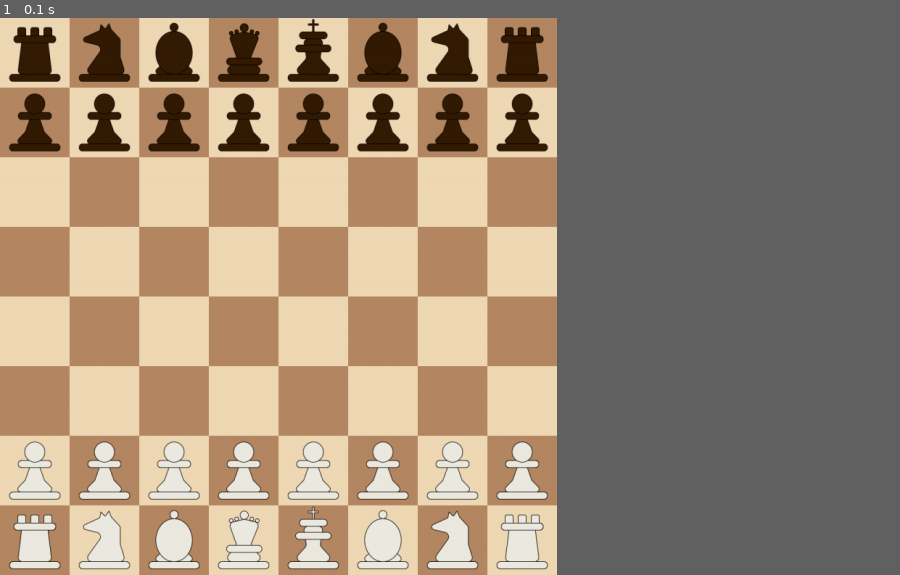
Above: before the commit, frame 1.
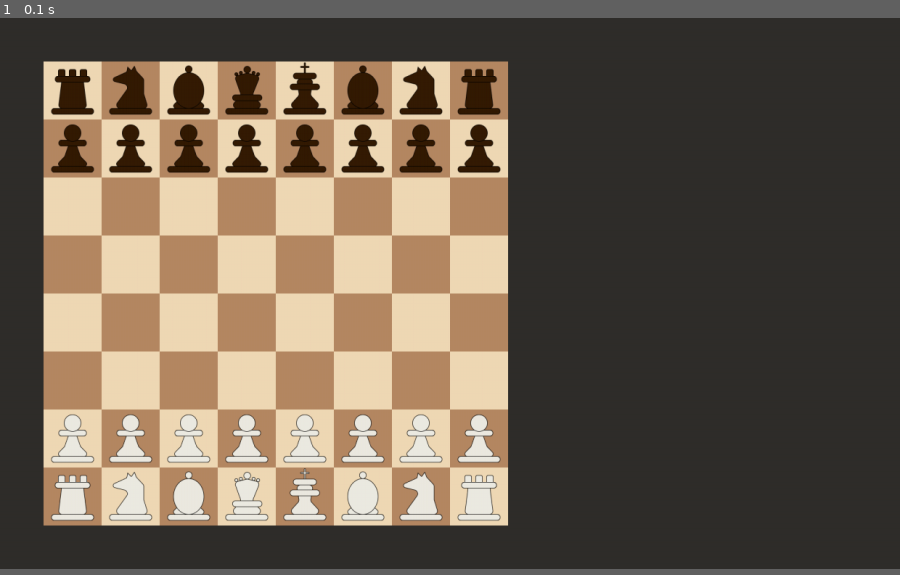
Above: after the commit, the same moment.

Repository: yudur/chess-pygame
Game: pygame game, started from src/main.py
Same seed, same stepped clock (60 frames per second), same inputs: the game is played once before the commit and once after it.
Inputs:
- Up to frame 1 (0.1 s): no input
In our replay, the window is 557x557 before the commit and 900x551 after it. These sizes can differ from the game's own. Grey fills any space a smaller window leaves; there, only what the larger window draws over its background counts as a difference.

The runs differ from the first frame. In frame 1, 42% of the frame differs, in the area x 0-62%, y 0-100%.

Commit message:
feat(chess): Drag and drop piece, preparation for the GUI.

Diff:
--- a/src/core/game.py
+++ b/src/core/game.py
@@ -26,6 +26,7 @@
                 self.state_manager.handle_event(event)
 
             self.state_manager.update(dt)
+            self.screen.fill(settings.BACKGROUND_COLOR_RGB)
             self.state_manager.render(self.screen)
             pygame.display.flip()
         pygame.quit()
--- a/src/states/game_state.py
+++ b/src/states/game_state.py
@@ -15,20 +15,64 @@
         self.board_renderer = BoardRenderer(self.logic.board)
         self.piece_renderer = PieceRenderer()
 
+        self.dragging = False
+        self.drag_piece = None
+        self.drag_origin = None  # (row, col)
+        self.mouse_pos = (0, 0)
+
     def enter(self):
         print("Entering Game State")
 
     def exit(self):
-        print("Exiting Game State")
+        print("exitting Game State")
 
     def handle_event(self, event):
         if event.type == pygame.MOUSEBUTTONDOWN:
             x, y = event.pos
-            row, col = y // settings.TILESIZE, x // settings.TILESIZE
+            row, col = (
+                (y - settings.START_GRID_BOARD_POS[1]) // settings.TILESIZE,
+                (x - settings.START_GRID_BOARD_POS[0]) // settings.TILESIZE,
+            )
 
-            # print(f"Clicked on square: ({row}, {col})")
+            if 0 <= row < 8 and 0 <= col < 8:
+                piece = self.logic.board.get_piece(row, col)
 
-            self.logic.select_square(row, col)
+                # Start drag if clicking on a piece of the side to move
+                if piece and piece.color == self.logic.current_turn:
+                    self.dragging = True
+                    self.drag_piece = piece
+                    self.drag_origin = (row, col)
+                    self.mouse_pos = event.pos
+
+                    # Also let the logic compute valid moves for this piece
+                    self.logic.select_square(row, col)
+                else:
+                    # Clicked an empty square or enemy piece: delegate to logic (may clear selection)
+                    self.logic.select_square(row, col)
+
+        elif event.type == pygame.MOUSEMOTION:
+            if self.dragging:
+                self.mouse_pos = event.pos
+
+        elif event.type == pygame.MOUSEBUTTONUP:
+            if self.dragging:
+                x, y = event.pos
+                row, col = (
+                    (y - settings.START_GRID_BOARD_POS[1]) // settings.TILESIZE,
+                    (x - settings.START_GRID_BOARD_POS[0]) // settings.TILESIZE,
+                )
+
+                if 0 <= row < 8 and 0 <= col < 8:
+                    # Drop on a board square: let GameLogic decide if it's a valid move
+                    self.logic.select_square(row, col)
+                else:
+                    # Dropped outside the board: cancel selection
+                    self.logic.selected_piece = None
+                    self.logic.valid_moves = []
+
+                self.dragging = False
+                self.drag_piece = None
+                self.drag_origin = None
 
     def update(self, dt):
         if self.logic.game_over:
@@ -39,8 +83,18 @@
         self.board_renderer.draw(screen)
         self.board_renderer.draw_highlights(screen, self.logic.valid_moves)
 
+        dragging_piece = self.drag_piece if self.dragging else None
+
         for row in range(8):
             for col in range(8):
                 piece = self.logic.board.get_piece(row, col)
                 if piece:
+                    # When dragging, don't draw the piece at its board square
+                    if dragging_piece is not None and piece is dragging_piece:
+                        continue
                     self.piece_renderer.draw(screen, piece)
+
+        # Draw the dragged piece following the mouse cursor, if any
+        if dragging_piece is not None:
+            mx, my = self.mouse_pos
+            self.piece_renderer.draw_at(screen, dragging_piece, (mx, my))
--- a/src/ui/board_renderer.py
+++ b/src/ui/board_renderer.py
@@ -15,8 +15,8 @@
             for col in range(8):
                 color = LIGHT if (row + col) % 2 == 0 else DARK
                 rect = pygame.Rect(
-                    col * settings.TILESIZE,
-                    row * settings.TILESIZE,
+                    col * settings.TILESIZE + settings.START_GRID_BOARD_POS[0],
+                    row * settings.TILESIZE + settings.START_GRID_BOARD_POS[1],
                     settings.TILESIZE,
                     settings.TILESIZE,
                 )
@@ -24,5 +24,10 @@
 
     def draw_highlights(self, screen: pygame.Surface, moves):
         for row, col in moves:
-            rect = pygame.Rect(col * 96, row * 96, 96, 96)
+            rect = pygame.Rect(
+                col * settings.TILESIZE + settings.START_GRID_BOARD_POS[0],
+                row * settings.TILESIZE + settings.START_GRID_BOARD_POS[1],
+                settings.TILESIZE,
+                settings.TILESIZE,
+            )
             pygame.draw.rect(screen, (0, 255, 0), rect, 4)
--- a/src/ui/piece_renderer.py
+++ b/src/ui/piece_renderer.py
@@ -15,8 +15,12 @@
     def draw(self, screen: pygame.Surface, piece: Piece):
         row, col = piece.position
         center = (
-            col * settings.TILESIZE + settings.TILESIZE // 2,
-            row * settings.TILESIZE + settings.TILESIZE // 2,
+            col * settings.TILESIZE
+            + settings.TILESIZE // 2
+            + settings.START_GRID_BOARD_POS[0],
+            row * settings.TILESIZE
+            + settings.TILESIZE // 2
+            + settings.START_GRID_BOARD_POS[1],
         )
 
         self.img = pygame.image.load(
@@ -26,3 +30,14 @@
             self.img, (settings.TILESIZE, settings.TILESIZE)
         )
         screen.blit(self.img, self.img.get_rect(center=center))
+
+    def draw_at(self, screen: pygame.Surface, piece: Piece, center: tuple[int, int]):
+        """Draw the given piece centered at an arbitrary pixel position (used for drag-and-drop)."""
+
+        self.img = pygame.image.load(
+            f"{settings.PIECES_PATH / COLORS[piece.color]}{piece.kind.title()}.png"
+        ).convert_alpha()
+        self.img = pygame.transform.smoothscale(
+            self.img, (settings.TILESIZE, settings.TILESIZE)
+        )
+        screen.blit(self.img, self.img.get_rect(center=center))
--- a/src/utils/settings.py
+++ b/src/utils/settings.py
@@ -1,10 +1,14 @@
 from pathlib import Path
 
 
-TILESIZE = 96
-WIDTH = TILESIZE * 8
-HEIGHT = TILESIZE * 8
+TILESIZE = 80
+WIDTH = TILESIZE * 8 + 600
+HEIGHT = TILESIZE * 8 + 120
 FPS = 60
+
+START_GRID_BOARD_POS = (60, 60)
+
+BACKGROUND_COLOR_RGB = (48, 46, 43)
 
 ASSETS_PATH = Path(__file__).parent.parent.parent / "assets"
 PIECES_PATH = ASSETS_PATH / "images" / "pieces"
